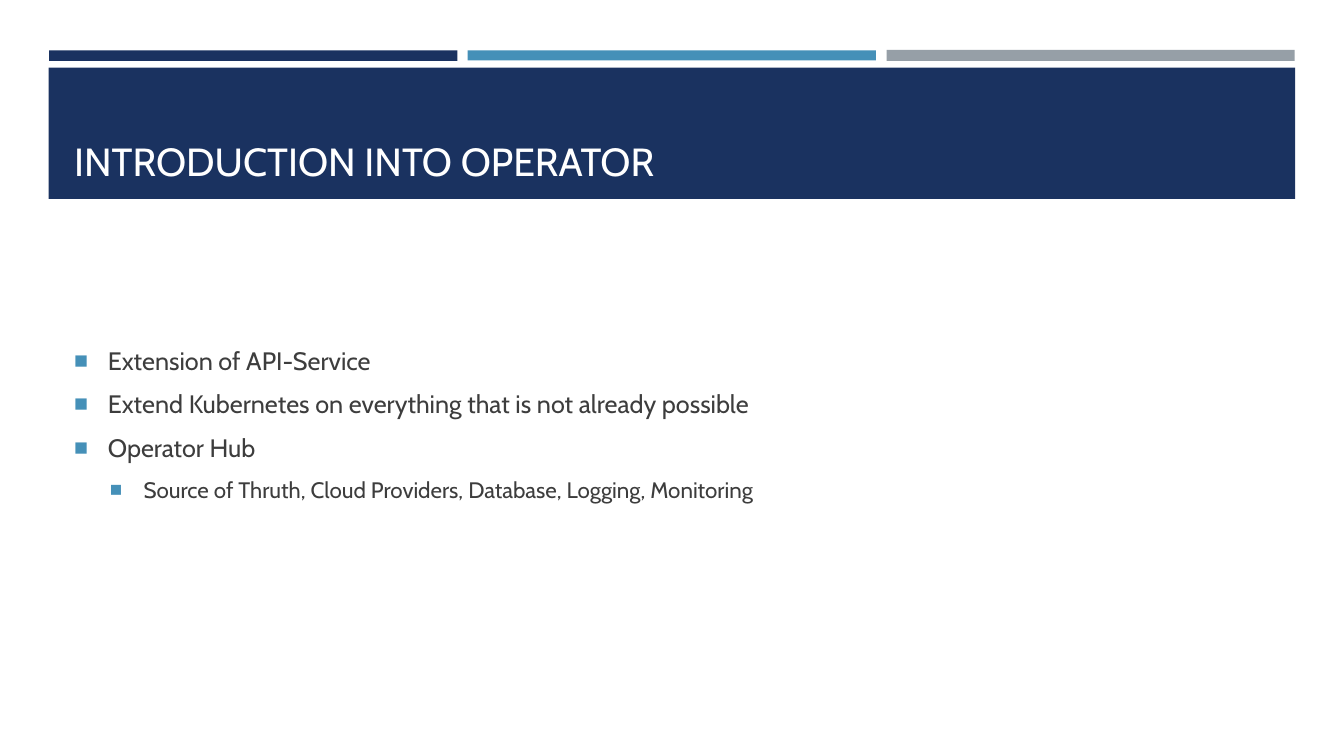
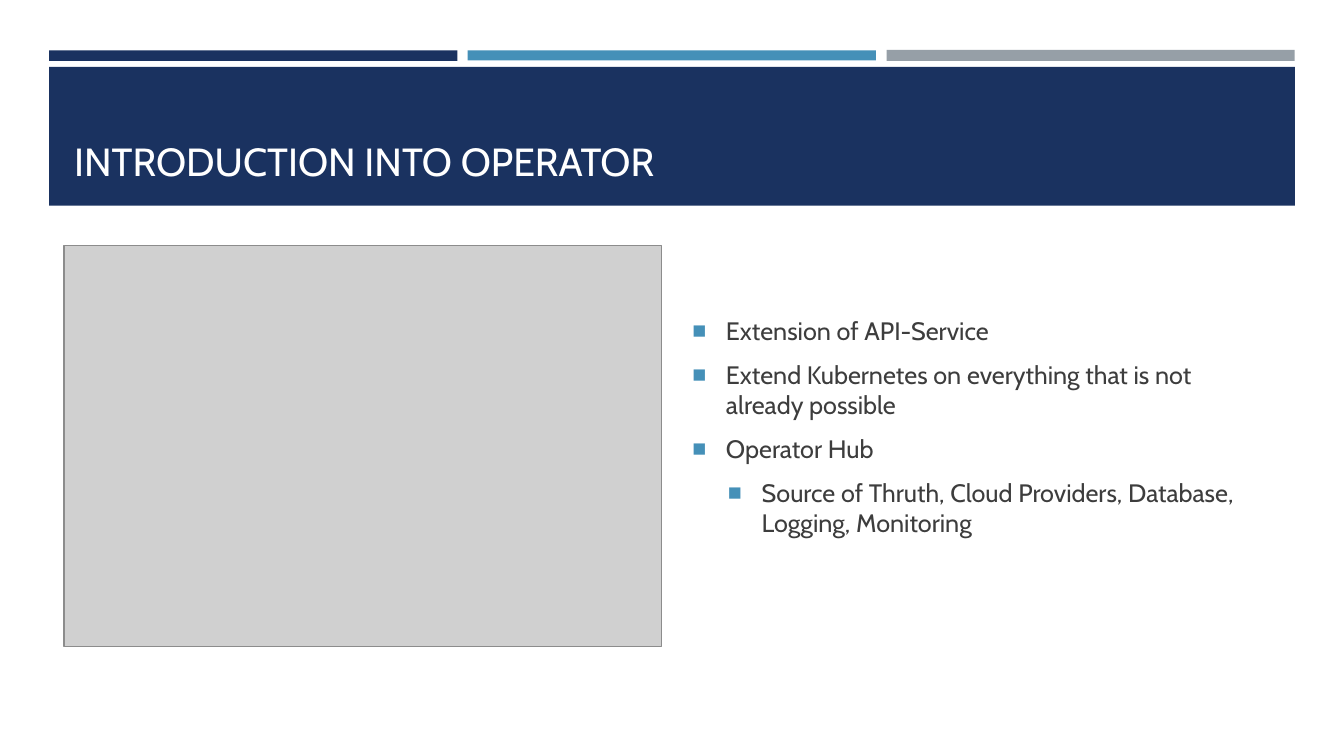
Before and after one commit to floehden/gofrm59, a slide deck: slide 5 of ConfigNDThrougk8s.pptx. Drawn at 1344x756 pixels with LibreOffice and Linux fonts; fonts in the diff are those of the drawing; grey boxes stand for pictures. Boxes give left, top, right and bottom in pixels: in the first picture for what was removed or moved away, otherwise in the second. Text is boxed around its words. In the diff, an @@ line names an element or a change of style, - is before the commit and + after.

```diff
--- a/ConfigNDThrougk8s.pptx
+++ b/ConfigNDThrougk8s.pptx
@@ rectangle: place and size @@
-rectangle at [48,68,1296,199]
+rectangle at [49,67,1296,206]
@@ picture added at [65,246,662,646] @@
@@ text "Extension of API-Service": place and size @@
-text "Extension of API-Service" at [108,351,753,503]
+text "Extension of API-Service" at [726,321,1233,538]
@@ text at [762,483,1233,538]: size 16 to 18 pt in "Source of Thruth, Cloud Providers, Database, Logging, ..." @@
```
Also in this commit, not shown: 5 other slides changed, 1 slide added, 1 other file.
